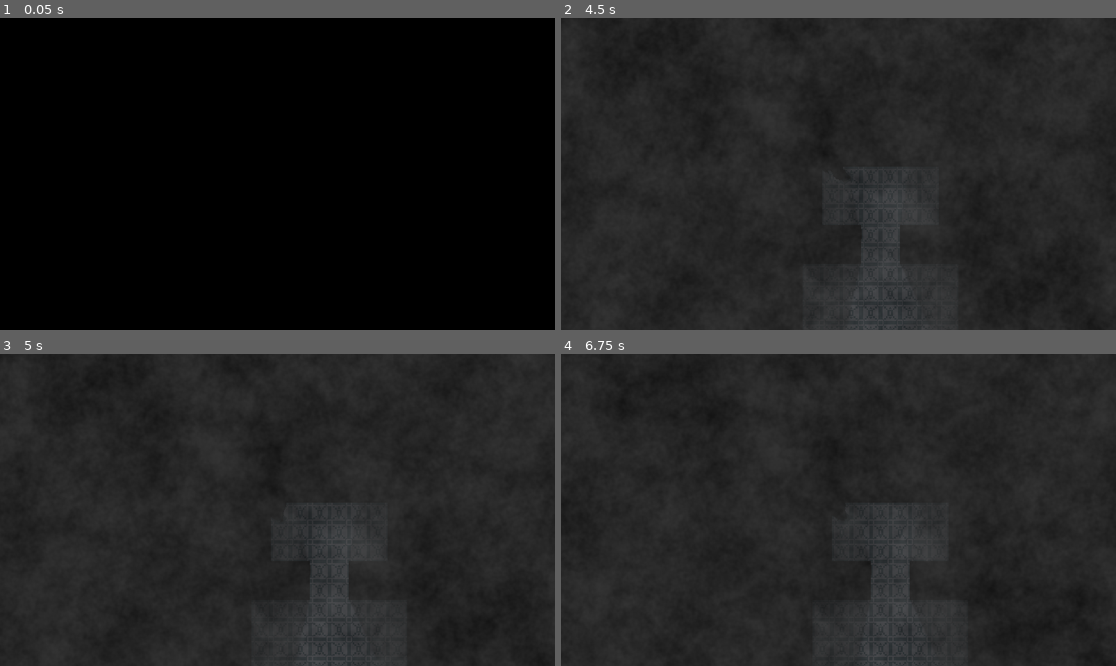
Above: before the commit, frames 1-4 (two rows, left to right).
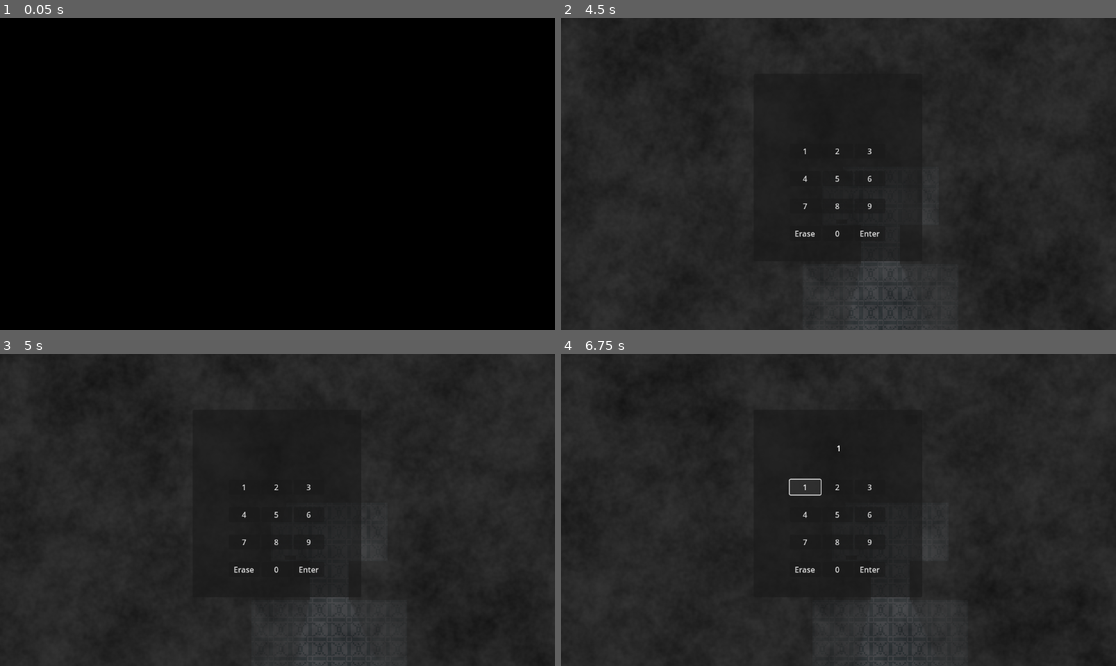
Above: after the commit, the same moments.

Repository: victfv/ElevatorHorrorJam
Game: Godot game, scene res://LevelManager/Levels/level.tscn
Two runs of this game, one before a commit and one after it. Both use one fixed random seed, a clock stepped at 60 frames per second and the inputs below. This scene is started directly instead of the project's main scene.
Inputs (mouse positions are in pixels of both pictures, inside the frame that each line leads up to):
- Up to frame 1 (0.05 s): no input
- Up to frame 2 (4.5 s): move the mouse to (960, 158) at 0.52 s; hold D (RIGHT) 0.53-1.28 s; click (960, 158) at 0.6 s; move the mouse to (727, 189) at 1.27 s; hold S (DOWN) 1.28-2.03 s; click (727, 189) at 1.35 s; tap Enter at 2 s; move the mouse to (894, 105) at 2.02 s; hold D (RIGHT) 2.03-2.78 s; click (894, 105) at 2.1 s; tap Space at 2.75 s; move the mouse to (810, 236) at 2.77 s; hold W (UP) 2.78-3.53 s; click (810, 236) at 2.85 s; move the mouse to (1005, 220) at 3.52 s; hold A (LEFT) from 3.53 s (still down); click (1005, 220) at 3.6 s; move the mouse to (672, 127) at 4.27 s; click (672, 127) at 4.35 s
- Up to frame 3 (5 s): keep holding A (LEFT)
- Up to frame 4 (6.75 s): release A (LEFT) at 5 s; click (871, 569) at 5 s, where only the run after the commit has a clickable "Enter"; click (871, 569) at 5.75 s, where only the run after the commit has a clickable "Enter"; click (805, 488) at 6.5 s, where only the run after the commit has a clickable "1"

Frame 1 is identical in both runs. In frame 2, 0.9% of the frame differs, in the area x 42-65%, y 41-78%; in frame 3, 0.8%; in frame 4, 0.9%.
Error before the commit: Invalid call to function 'on_interacted' in base 'Area3D (PanelInteractable)'. Expected 0 arguments. (res://src/player/interaction_ray.gd:12)

Commit message:
Test level and interaction with elevator panel

Diff:
--- a/LevelManager/Levels/level.tscn
+++ b/LevelManager/Levels/level.tscn
@@ -34,11 +34,12 @@
 transform = Transform3D(1, 0, 0, 0, 1, 0, 0, 0, 1, 0, 1.62352, 2.80944)
 panelUI = NodePath("../ElevatorPanel")
 
-[node name="Floor" type="Node3D" parent="."]
+[node name="Floor" type="Node3D" parent="." node_paths=PackedStringArray("current_floor_instance")]
 script = ExtResource("4_xto7t")
 floor_scenes = {
 11: ExtResource("6_t80w2"),
 26: ExtResource("7_8a2b0")
 }
+current_floor_instance = NodePath("Floor2")
 
 [node name="Floor2" parent="Floor" instance=ExtResource("7_8a2b0")]
--- a/LevelManager/Prefabs/panel.tscn
+++ b/LevelManager/Prefabs/panel.tscn
@@ -1,9 +1,11 @@
-[gd_scene load_steps=3 format=3 uid="uid://yjn66y4wpl2l"]
+[gd_scene load_steps=4 format=3 uid="uid://yjn66y4wpl2l"]
 
 [ext_resource type="Script" uid="uid://bem0vuuoc5g85" path="res://LevelManager/Scripts/PanelInteractable.gd" id="1_ful88"]
 
 [sub_resource type="BoxShape3D" id="BoxShape3D_81a5s"]
 size = Vector3(1, 2.9259, 1)
+
+[sub_resource type="BoxMesh" id="BoxMesh_ful88"]
 
 [node name="Panel" type="Area3D"]
 collision_layer = 8
@@ -13,3 +15,7 @@
 [node name="CollisionShape3D" type="CollisionShape3D" parent="."]
 transform = Transform3D(1, 0, 0, 0, 1, 0, 0, 0, 1, 0, -0.236267, 0)
 shape = SubResource("BoxShape3D_81a5s")
+
+[node name="MeshInstance3D" type="MeshInstance3D" parent="."]
+transform = Transform3D(-8.95853e-09, 0, -0.547252, 0, 1, 0, 0.204947, 0, -2.39212e-08, 0, 0, 0)
+mesh = SubResource("BoxMesh_ful88")
--- a/LevelManager/Scripts/FloorController.gd
+++ b/LevelManager/Scripts/FloorController.gd
@@ -4,7 +4,7 @@
 @export var floor_scene_path_base: String = "res://Floors/Floor"
 @export var floor_scenes: Dictionary  # key: int, value: PackedScene
 
-var current_floor_instance: Node = null
+@export var current_floor_instance: Node = null
 
 func check_flooar (floor_number: int) -> bool:
 	if floor_scenes.has(floor_number):
--- a/LevelManager/Scripts/PanelInteractable.gd
+++ b/LevelManager/Scripts/PanelInteractable.gd
@@ -3,6 +3,6 @@
 
 @export var panelUI : NumpadUI
 
-func on_interacted():
+func on_interacted(state : bool, player : Player) -> Node3D:
 	panelUI.visible = true
 	return
